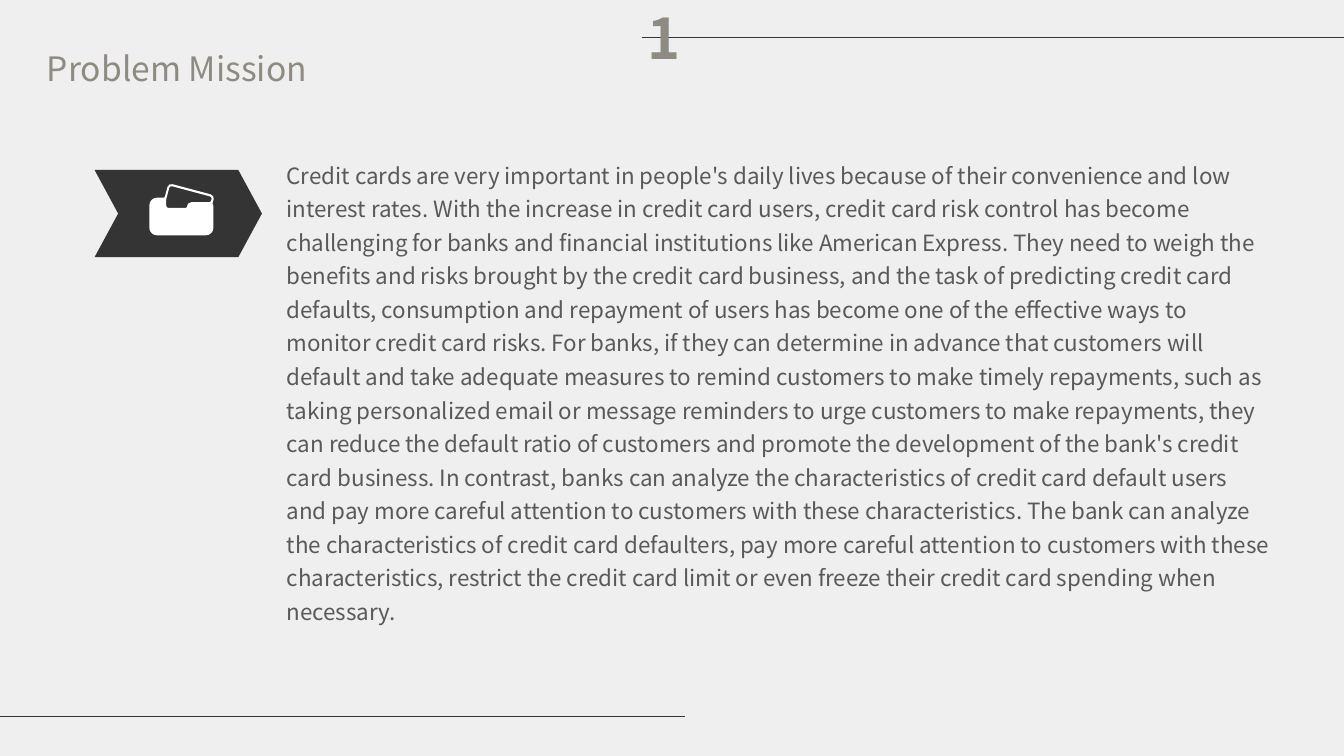
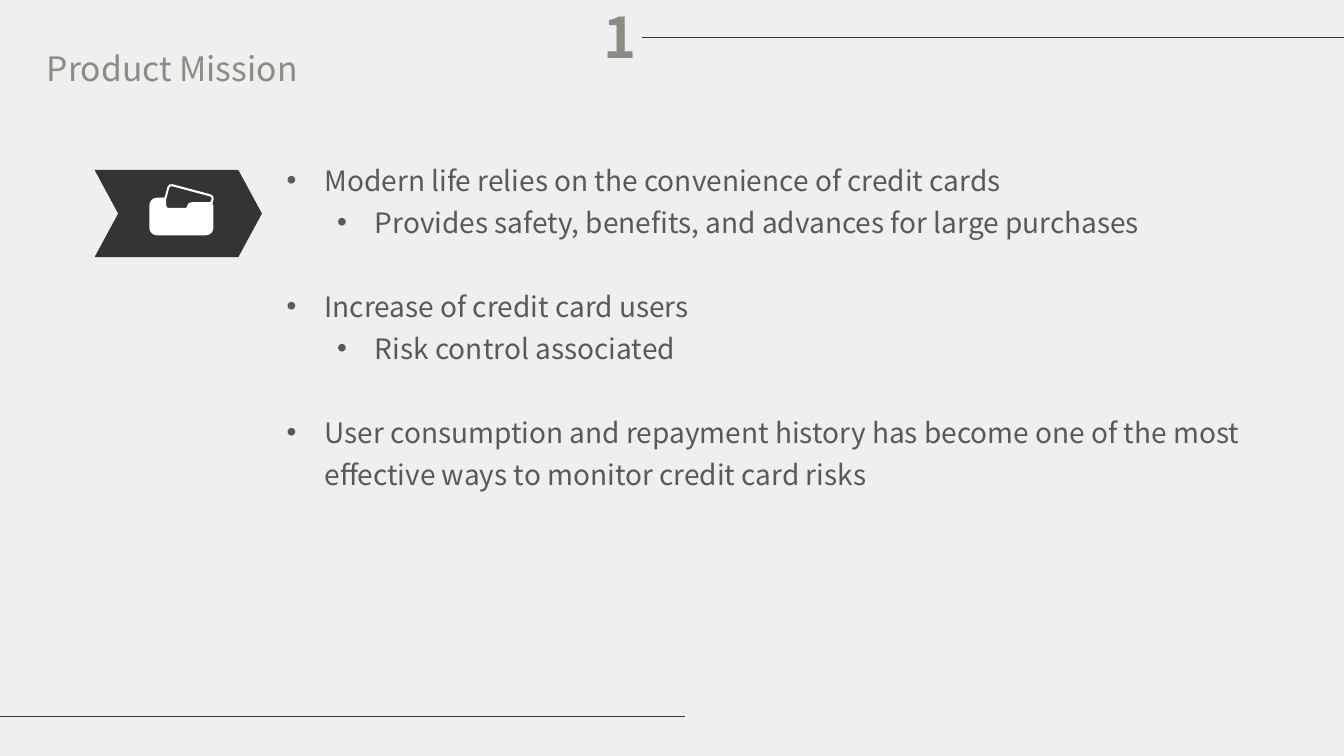
Before and after one commit to licao2998/EC601-A1-04, a slide deck: slide 3 of presentation.pptx. Drawn at 1344x756 pixels with LibreOffice and Linux fonts; fonts in the diff are those of the drawing. Boxes give left, top, right and bottom in pixels: in the first picture for what was removed or moved away, otherwise in the second. Text is boxed around its words. In the diff, an @@ line names an element or a change of style, - is before the commit and + after.

```diff
--- a/presentation.pptx
+++ b/presentation.pptx
@@ text "1": place and size @@
-text "1" at (647, 17, 680, 59)
+text "1" at (604, 16, 637, 58)
@@ text at (47, 54, 297, 82): text changed @@
-Problem Mission
+Product Mission
@@ text at (325, 168, 1239, 492): text changed; size 16 to 20 pt @@
-Credit cards are very important in people's daily lives because of their convenience and low interest rates. With the increase in credit card users, credit card risk control has become challenging for banks and financial institutions like American Express. They need to weigh the benefits and risks brought by the credit card business, and the task of predicting credit card defaults, consumption and repayment of users has become one of the effective ways to monitor credit card risks. For banks, if they can determine in advance that customers will default and take adequate measures to remind customers to make timely repayments, such as taking personalized email or message reminders to urge customers to make repayments, they can reduce the default ratio of customers and promote the development of the bank's credit card business. In contrast, banks can analyze the characteristics of credit card default users and pay more careful attention to customers with these characteristics. The bank can analyze the characteristics of credit card defaulters, pay more careful attention to customers with these characteristics, restrict the credit card limit or even freeze their credit card spending when necessary.
+• Modern life relies on the convenience of credit cards
+  • Provides safety, benefits, and advances for large purchases
+• Increase of credit card users
+  • Risk control associated
+• User consumption and repayment history has become one of the most effective ways to monitor credit card risks
```
Also in this commit, not shown: 7 other slides changed.
